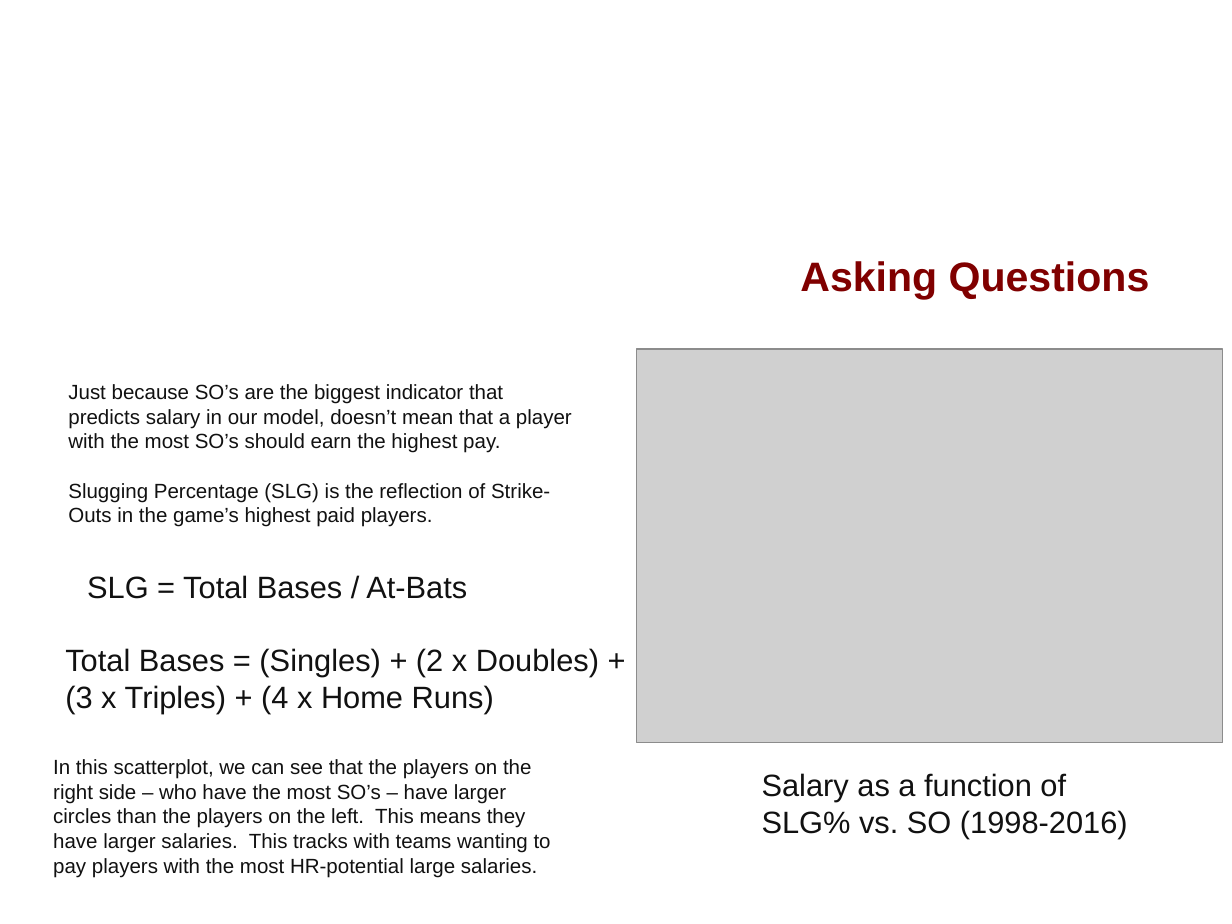
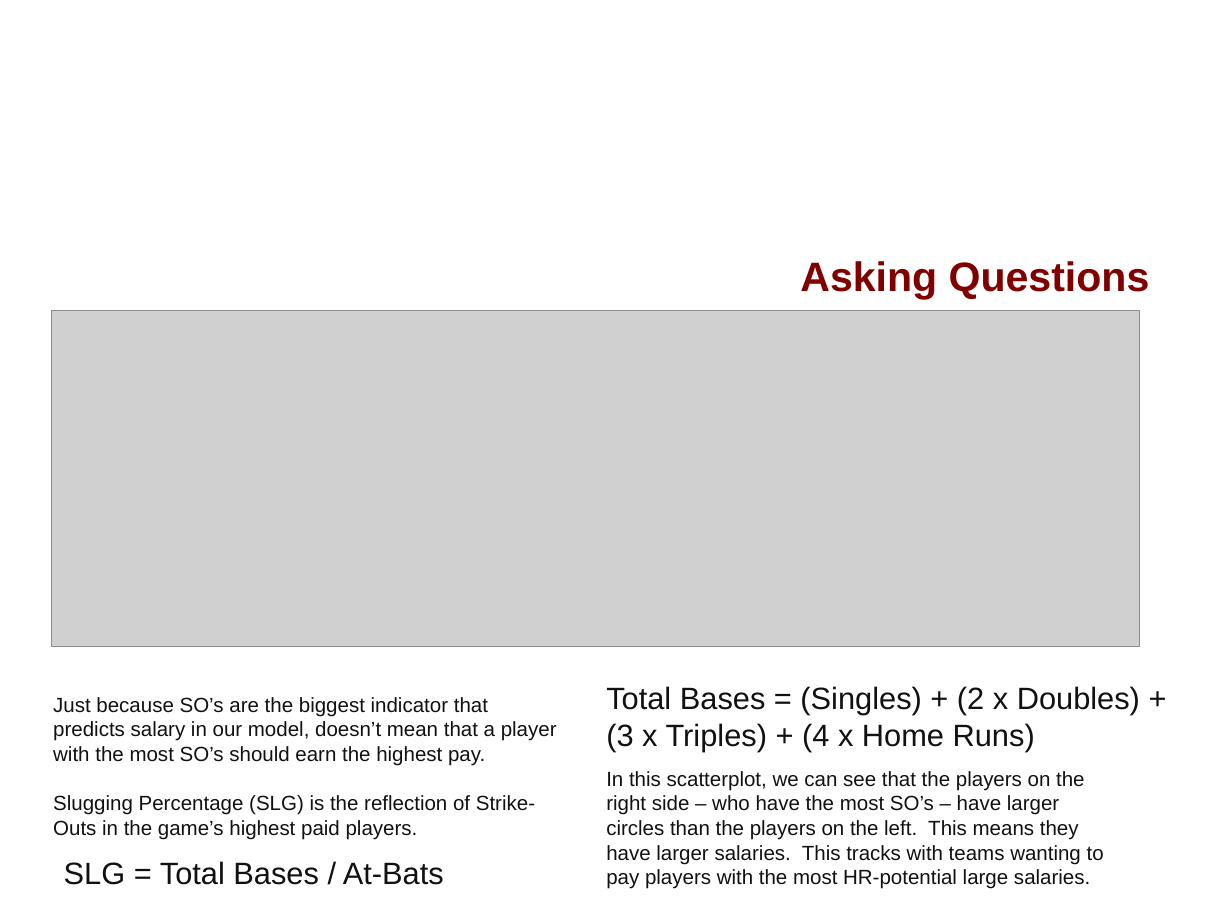
Before and after one commit to davidfashbinder/final_project, a slide deck: slide 10 of Final Presentation.pptx (slide 7 before the commit). Drawn at 1232x924 pixels with LibreOffice and Linux fonts; fonts in the diff are those of the drawing; grey boxes stand for pictures; background and template pictures are left out. Boxes give left, top, right and bottom in pixels: in the first picture for what was removed or moved away, otherwise in the second. Text is boxed around its words. In the diff, an @@ line names an element or a change of style, - is before the commit and + after.

```diff
--- a/Final Presentation.pptx
+++ b/Final Presentation.pptx
@@ picture: place and size @@
-picture at box(637, 349, 1223, 742)
+picture at box(52, 310, 1140, 647)
@@ text "Just because SO’s are the ...": place and size @@
-text "Just because SO’s are the ..." at box(68, 384, 572, 527)
+text "Just because SO’s are the ..." at box(53, 697, 557, 840)
@@ text "Total Bases = (Singles) + ...": place and size @@
-text "Total Bases = (Singles) + ..." at box(65, 648, 599, 713)
+text "Total Bases = (Singles) + ..." at box(606, 686, 1140, 752)
@@ text "In this scatterplot, we can ...": place and size @@
-text "In this scatterplot, we can ..." at box(53, 759, 551, 878)
+text "In this scatterplot, we can ..." at box(606, 771, 1104, 889)
@@ text removed at box(762, 773, 1128, 839) @@
-Salary as a function of SLG% vs. SO (1998-2016)
@@ text "SLG = Total Bases / ...": place and size @@
-text "SLG = Total Bases / ..." at box(87, 575, 467, 599)
+text "SLG = Total Bases / ..." at box(64, 861, 444, 885)
```
Also in this commit, not shown: 2 other slides changed, 3 slides added, 2 other files.
